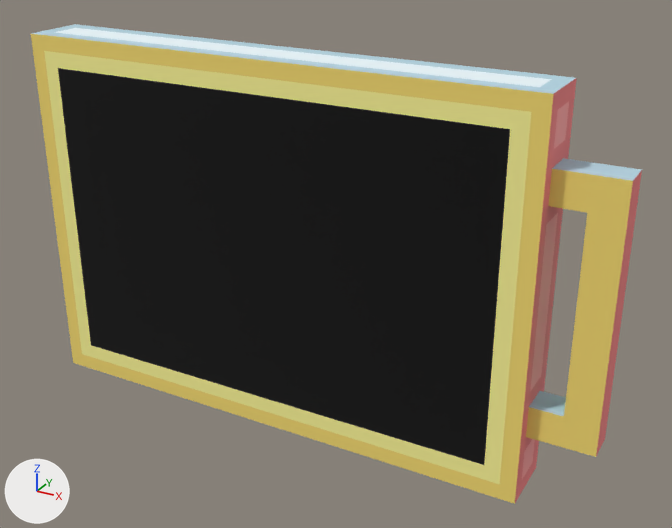
A saved change to the glTF model just_space_things_godot/Assets/Models/Monitors/monitor_30x20_flipped.glb.
One viewpoint serves both versions: a 50 mm lens placed at (1.82, -2.72, 1.4), pointed at (0.23, 0.16, -0.04). Every picture has the same lights, and +X, +Y and +Z are marked at lower left. Where no turn or scale is listed for an object, it has been applied to the vertices.

Script lines for the objects in view, before the commit:
```python
ob_cube = bpy.data.objects.new('cube', me_mesh_0)
ob_cube.location = (0.0, 0.0, 0.0)
ob_cube_001 = bpy.data.objects.new('cube.001', me_mesh_1)
ob_cube_001.location = (0.0, 0.0, 0.0)
ob_cube_002 = bpy.data.objects.new('cube.002', me_mesh_2)
ob_cube_002.location = (0.0, 0.0, 0.0)
ob_cube_003 = bpy.data.objects.new('cube.003', me_mesh_3)
ob_cube_003.location = (0.0, 0.0, 0.0)
```
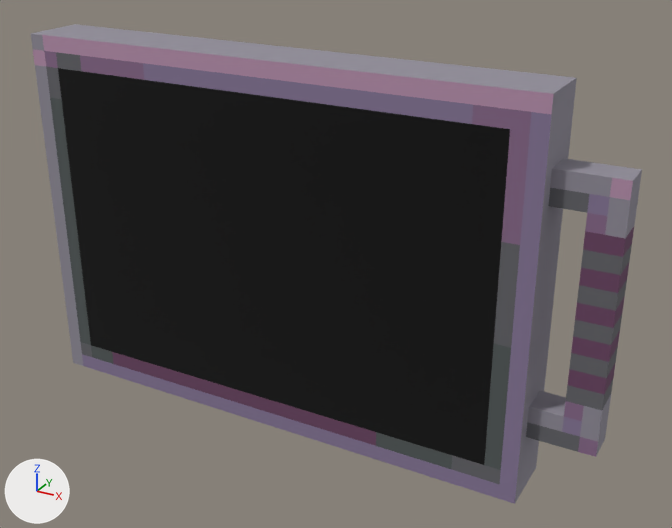
Changed parts and their boxes [x1, y1, x2, y2] in the pictures (672 x 528 px):
'cube', surface changed: [31, 24, 577, 504] in both
'cube.003', surface changed: [560, 164, 642, 457] in both
'cube.001', surface changed (yellow to grey): [548, 158, 601, 213] in both
'cube.002', surface changed: [526, 391, 566, 447] in both

Edits to the bpy script that builds the scene:
```text
Add img_monitor_30x20_texture_png:
    img_monitor_30x20_texture_png = load_image('monitor_30x20_texture.png', 'monitor_30x20_texture.png', 128, 128, 'sRGB')
Change mat_material_0:
    where n4 = _N.new('ShaderNodeTexImage'); n4.name = 'Image Texture'
    n4.image: img_image_0 -> img_monitor_30x20_texture_png
```
